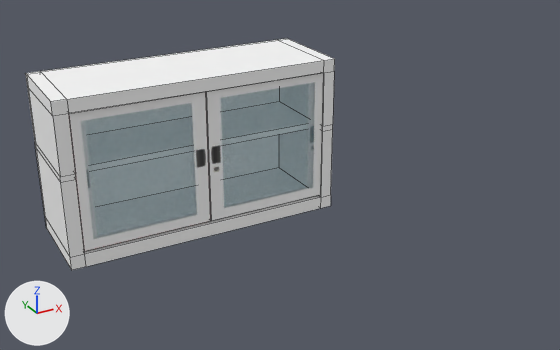
Renders of the FBX model Assets/Models/Modern/filecabinet/filecab.fbx from each side of a commit.
The view is the same before and after, from a camera (50 mm lens) standing at (-0.168, -0.1178, 0.0916) and looking at (-0.0866, 0.0302, 0.0176). Every picture has the same lights, and +X, +Y and +Z are marked at lower left. Mesh edges are drawn as thin lines. Where no turn or scale is listed for an object, it has been applied to the vertices.

Objects in the first picture: 'door', 'door1', 'filecabinet'.
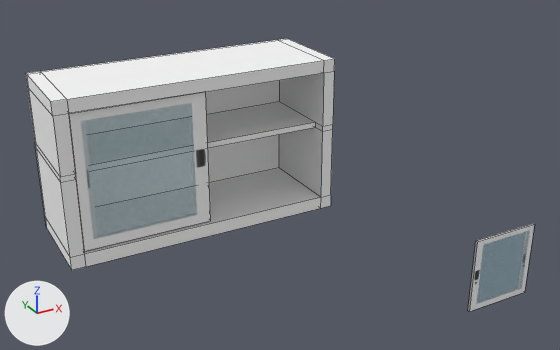
The newer file is also turned or shifted as a whole; pictures and numbers use the older file's frame.

Where the change shows, as pixel boxes [x1, y1, x2, y2] in the pictures (560 x 350 px):
```json
{"object": "door1", "change": "reshaped, moved, turned, rescaled", "before": [206, 73, 323, 221], "after": [468, 224, 535, 312]}
```

The change, as JSON lines over the scene's bpy script:
```json
{"block": "me_mesh_002", "where": "# used by ob_door1; parent = ob_filecab; location = (-2.318, 2.4, -8.172); rotation_euler = (0.0, 0.0, -3.142), in degrees (0, 0, -180); scale = (-1.0, -1.0, -1.0)"}
{"op": "remove", "block": "me_mesh_002", "code": "me_mesh_002.from_pydata(...)  # 8 vertices, 6 faces; spans x -5.54..0.35, y -1.77..4.46, z -0.41..-0.24"}
{"op": "add", "block": "me_mesh_002", "code": "me_mesh_002.from_pydata(...)  # 8 vertices, 6 faces; spans x -3.0..0.19, y -0.95..2.41, z 0.13..0.22"}
{"block": "me_mesh_002", "change": "me_mesh_002 part 1: the whole mesh is rebuilt"}
{"op": "set", "path": "ob_door1.rotation_euler", "old": "(0.0, 0.0, -3.142)", "new": "(0.0, 0.0, 0.0)", "note": "degrees (0, 0, -180) -> degrees (0, 0, 0)"}
{"op": "set", "path": "ob_door1.scale", "old": "(-1.0, -1.0, -1.0)", "new": "(1.0, 1.0, 1.0)"}
{"op": "set", "path": "ob_door1.location", "old": "(-2.318, 2.4, -8.172)", "new": "(3.039, -0.704, 0.924)"}
```
